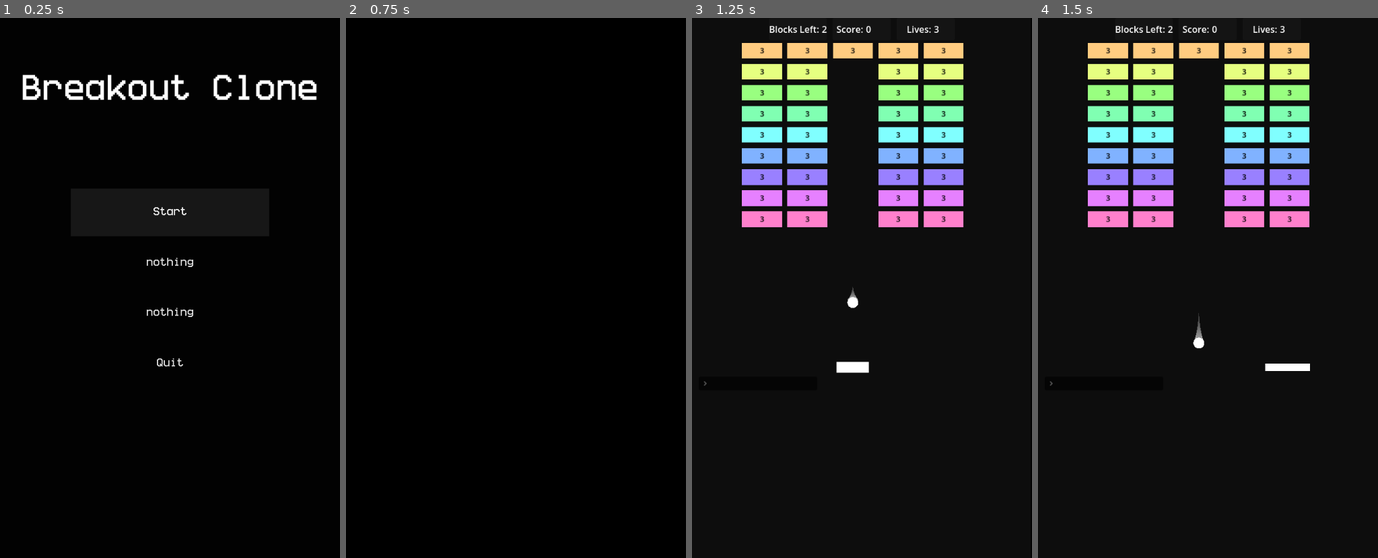
Above: before the commit, frames 1-4 (left to right).
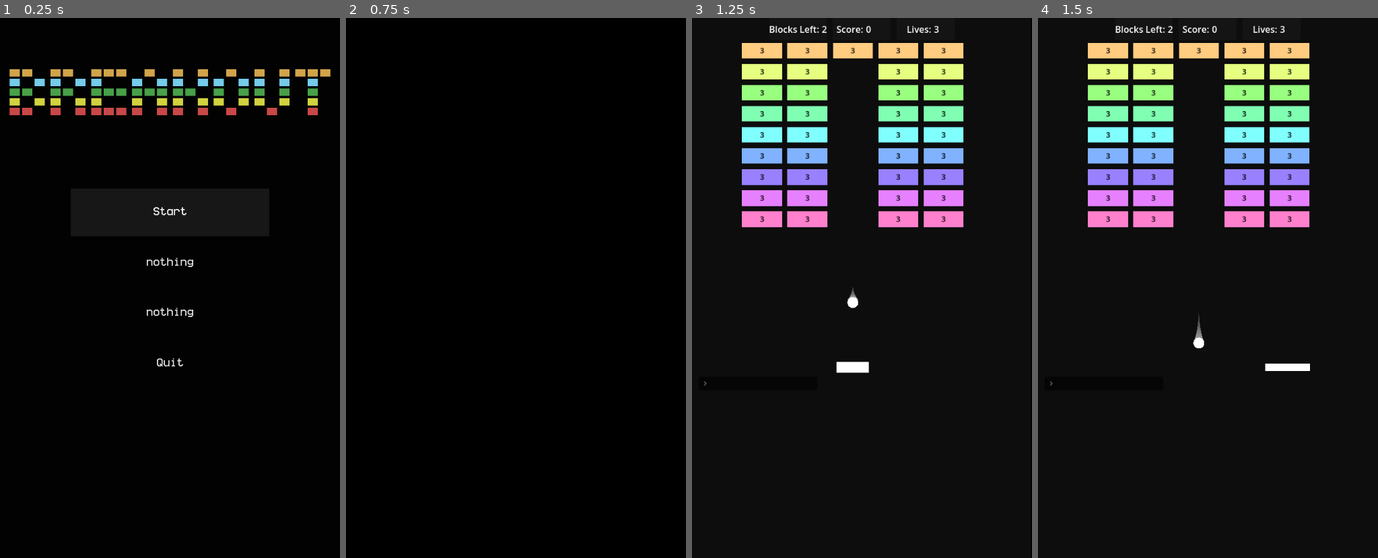
Above: after the commit, the same moments.

Repository: ProudFridge/Breakout
Game: Godot game, scene res://scenes/main_menu/main_menu.tscn
The game is run twice, just before and just after one commit, with the same random seed, the same clock (stepped at 60 frames per second) and the same inputs. Sound files missing from this copy of the repository are replaced by a short silence.
Inputs (mouse positions are in pixels of both pictures, inside the frame that each line leads up to):
- Up to frame 1 (0.25 s): no input
- Up to frame 2 (0.75 s): click "Start" at 0.5 s
- Up to frame 3 (1.25 s): no input
- Up to frame 4 (1.5 s): tap Enter at 1.25 s; move the mouse to (1282, 261) at 1.27 s; hold D (move_right) from 1.28 s (still down); tap Shift (dash) at 1.35 s; click (1282, 261) at 1.42 s

The runs differ from the first frame. In frame 1, 4.3% of the frame differs, in the area x 2-98%, y 9-18%; in frame 2, nothing differs; in frame 3, nothing differs; in frame 4, nothing differs.

Commit message:
Center title

Diff:
--- a/scenes/main_menu/main_menu.tscn
+++ b/scenes/main_menu/main_menu.tscn
@@ -1,5 +1,6 @@
 [gd_scene format=3 uid="uid://0ow0ritn1su"]
 
+[ext_resource type="PackedScene" uid="uid://df8n2jwxs512e" path="res://scenes/title/title.tscn" id="1_wem23"]
 [ext_resource type="Script" uid="uid://deswd6ual3uih" path="res://scenes/main_menu/quit_button.gd" id="2_0ebjn"]
 [ext_resource type="Theme" uid="uid://247q53tapwic" path="res://scenes/main_menu/main_theme.tres" id="3_ob46e"]
 [ext_resource type="Script" uid="uid://b34ys2mfs4j18" path="res://scenes/main_menu/grid_container.gd" id="4_uqeha"]
@@ -11,9 +12,6 @@
 
 [sub_resource type="GradientTexture2D" id="GradientTexture2D_2m7xh"]
 gradient = SubResource("Gradient_0ebjn")
-
-[sub_resource type="LabelSettings" id="LabelSettings_2m7xh"]
-font_size = 50
 
 [node name="MainMenu" type="Control" unique_id=740092537]
 layout_mode = 3
@@ -48,14 +46,9 @@
 layout_mode = 2
 theme_override_constants/margin_top = 80
 
-[node name="Label" type="Label" parent="MarginContainer2/MarginContainer" unique_id=1665155611]
+[node name="Title" parent="MarginContainer2/MarginContainer" unique_id=1190431305 instance=ExtResource("1_wem23")]
 layout_mode = 2
 size_flags_horizontal = 4
-size_flags_vertical = 0
-theme = ExtResource("3_ob46e")
-text = "Breakout Clone"
-label_settings = SubResource("LabelSettings_2m7xh")
-horizontal_alignment = 1
 
 [node name="VBoxContainer" type="VBoxContainer" parent="MarginContainer2" unique_id=829127177]
 custom_minimum_size = Vector2(350, 350)
--- a/scenes/title/title.gd
+++ b/scenes/title/title.gd
@@ -1,10 +1,12 @@
+@tool
 extends Control
 class_name Title
 
-var letterMargin: float = 10
-var cellMargin: Vector2 = Vector2(4, 4)
-var cellSize: Vector2 = Vector2(18,13)
+@export var letterMargin: float = 10
+@export var cellMargin: Vector2 = Vector2(4, 4)
+@export var cellSize: Vector2 = Vector2(18,13)
 var letterSize: Vector2 = Vector2(3 * cellSize.x + 2 * cellMargin.x, 5 * cellSize.y + 4 * cellMargin.y)
+var titleSize: Vector2 = Vector2(8 * letterSize.x + 7 * letterMargin, letterSize.y)
 
 const B: Array[Array] = [
 	[1, 1, 0],
@@ -79,7 +81,7 @@
 		for row: int in range(0, letter.size()):
 			for col: int in range(0, letter[row].size()):
 				if letter[row][col] == 1:
-					_create_color_rect(Vector2(col * (cellSize.x + cellMargin.x) + i * (letterSize.x + letterMargin), row * (cellSize.y + cellMargin.y)), colors[row])
+					_create_color_rect(Vector2((col * (cellSize.x + cellMargin.x) + i * (letterSize.x + letterMargin)) - titleSize.x / 2, row * (cellSize.y + cellMargin.y)), colors[row])
 
 
 func _create_color_rect(pos: Vector2, color: Color) -> void:
--- a/scenes/title/title.tscn
+++ b/scenes/title/title.tscn
@@ -4,9 +4,5 @@
 
 [node name="Title" type="Control" unique_id=1190431305]
 layout_mode = 3
-anchors_preset = 15
-anchor_right = 1.0
-anchor_bottom = 1.0
-grow_horizontal = 2
-grow_vertical = 2
+anchors_preset = 0
 script = ExtResource("1_5vtrw")
